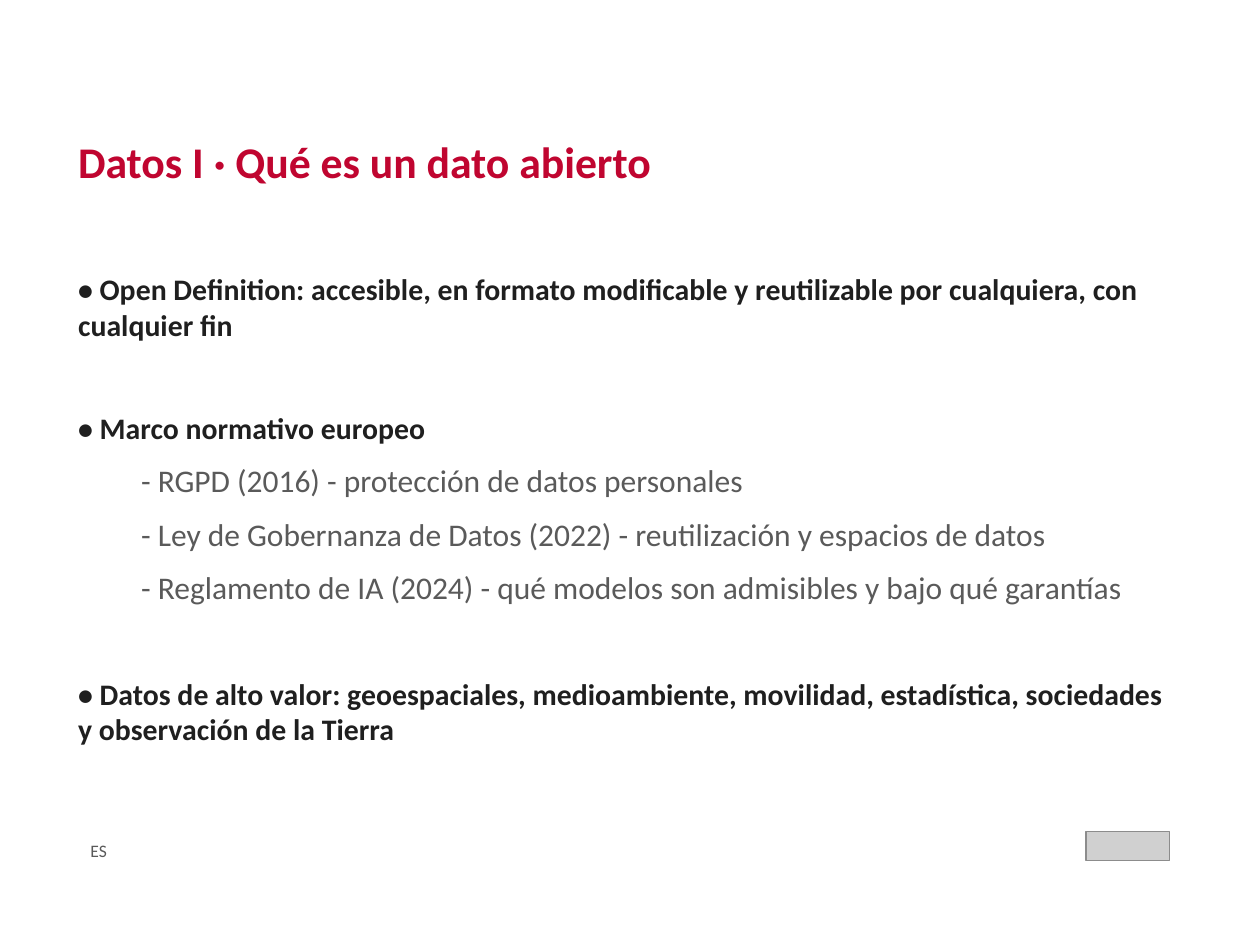
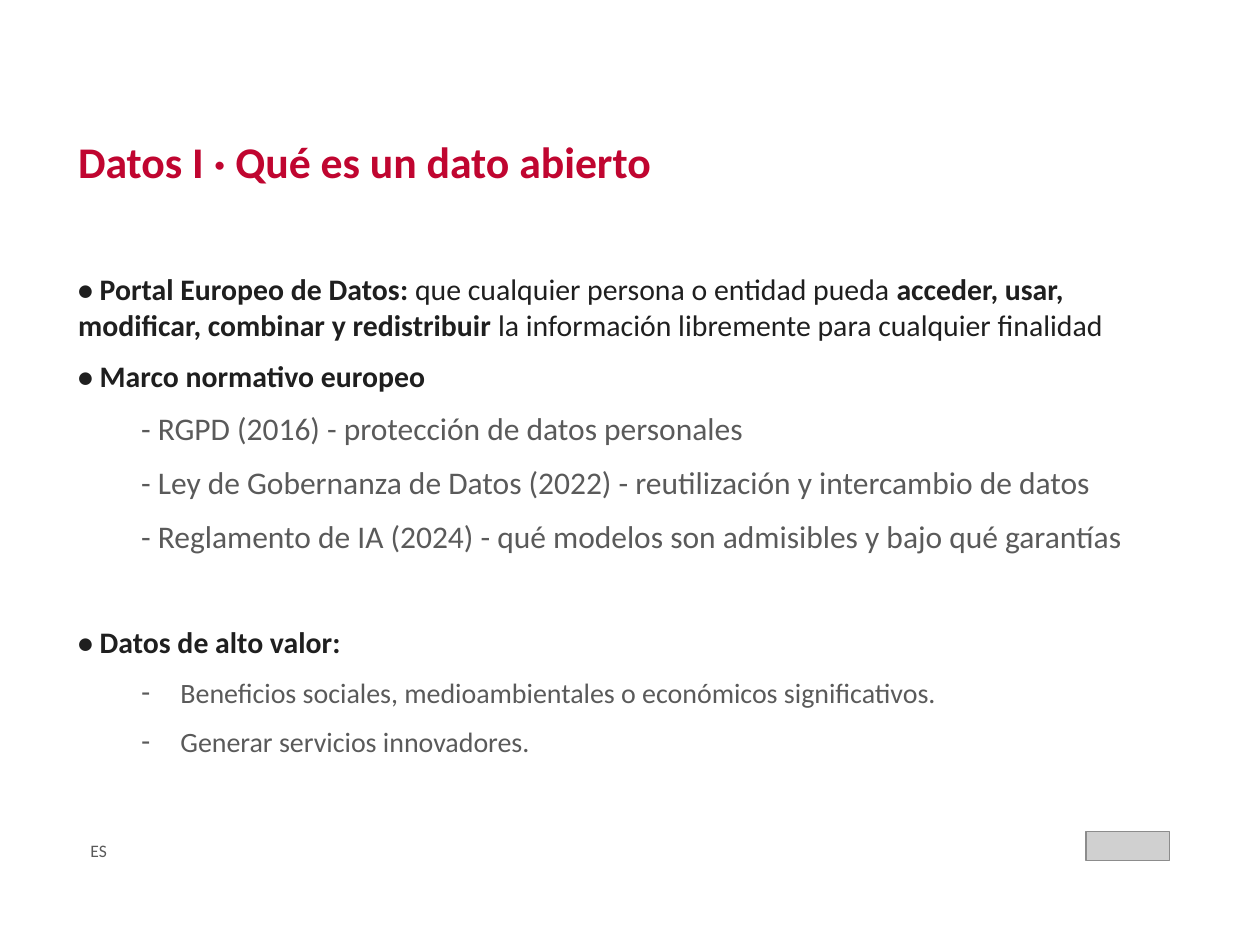
Before and after one commit to crismo04/TFM-cloud-soliutions-to-public-data, a slide deck: slide 6 of master's thesis/TFM_MII_Cloud_AI_PublicData_MolinaCristian_2026.pptx. Drawn at 1260x945 pixels with LibreOffice and Linux fonts; fonts in the diff are those of the drawing; grey boxes stand for pictures; background and template pictures are left out. Boxes give left, top, right and bottom in pixels: in the first picture for what was removed or moved away, otherwise in the second. Text is boxed around its words. In the diff, an @@ line names an element or a change of style, - is before the commit and + after.

```diff
--- a/master's thesis/TFM_MII_Cloud_AI_PublicData_MolinaCristian_2026.pptx
+++ b/master's thesis/TFM_MII_Cloud_AI_PublicData_MolinaCristian_2026.pptx
@@ text at [78, 279, 1103, 341]: text changed; bold off @@
-• Open Definition: accesible, en formato modificable y reutilizable por cualquiera, con cualquier fin
+• Portal Europeo de Datos: que cualquier persona o entidad pueda acceder, usar, modificar, combinar y redistribuir la información libremente para cualquier finalidad
@@ text at [158, 471, 1089, 499]: text changed @@
-  - Ley de Gobernanza de Datos (2022) - reutilización y espacios de datos
+  - Ley de Gobernanza de Datos (2022) - reutilización y intercambio de datos
@@ text at [100, 632, 936, 752]: text changed; size 17 to 16 pt; text colour #1F1F1F to #5A5A5A; bold off @@
-• Datos de alto valor: geoespaciales, medioambiente, movilidad, estadística, sociedades y observación de la Tierra
+• Datos de alto valor:
+  – Beneficios sociales, medioambientales o económicos significativos.
+  – Generar servicios innovadores.
```
Also in this commit, not shown: 22 other slides changed, 1 slide added, 9 other files.
